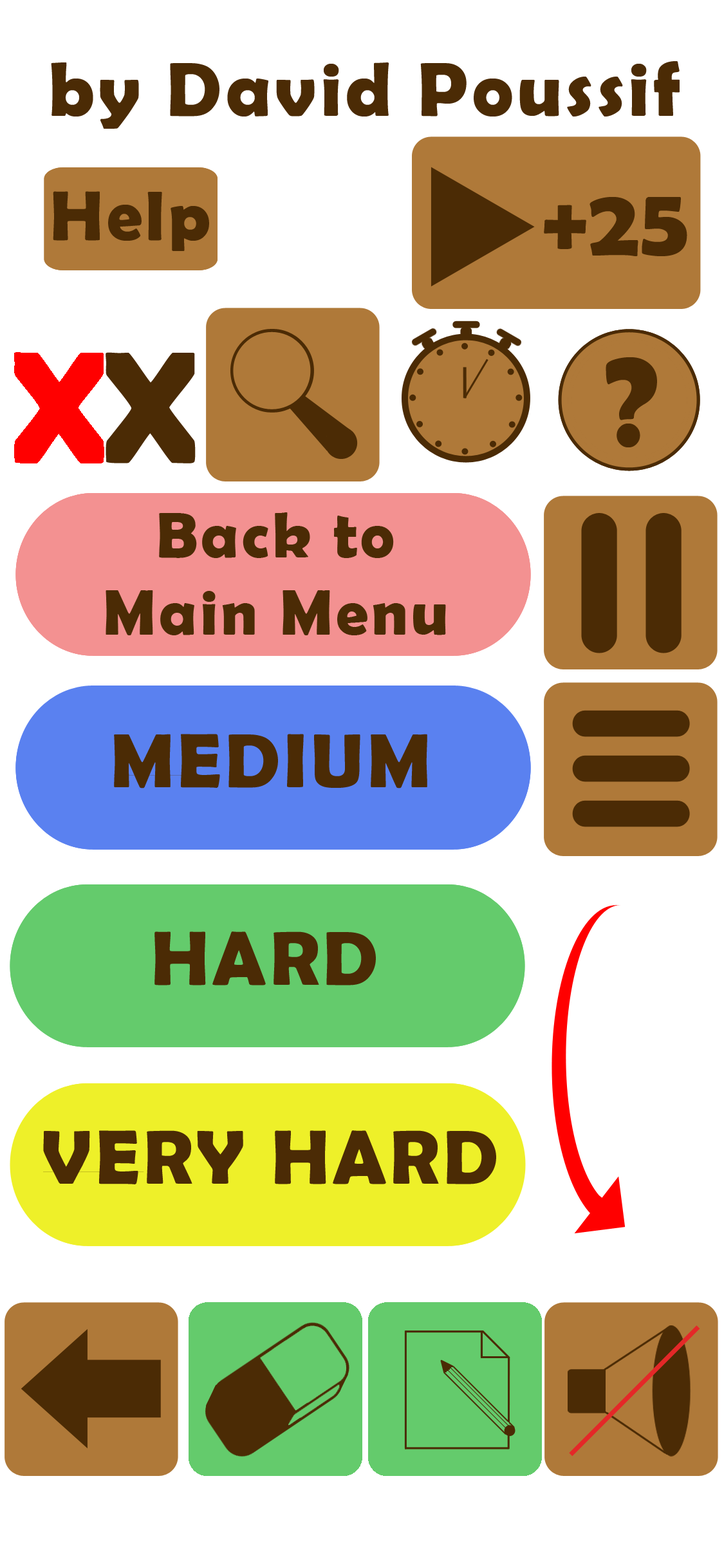
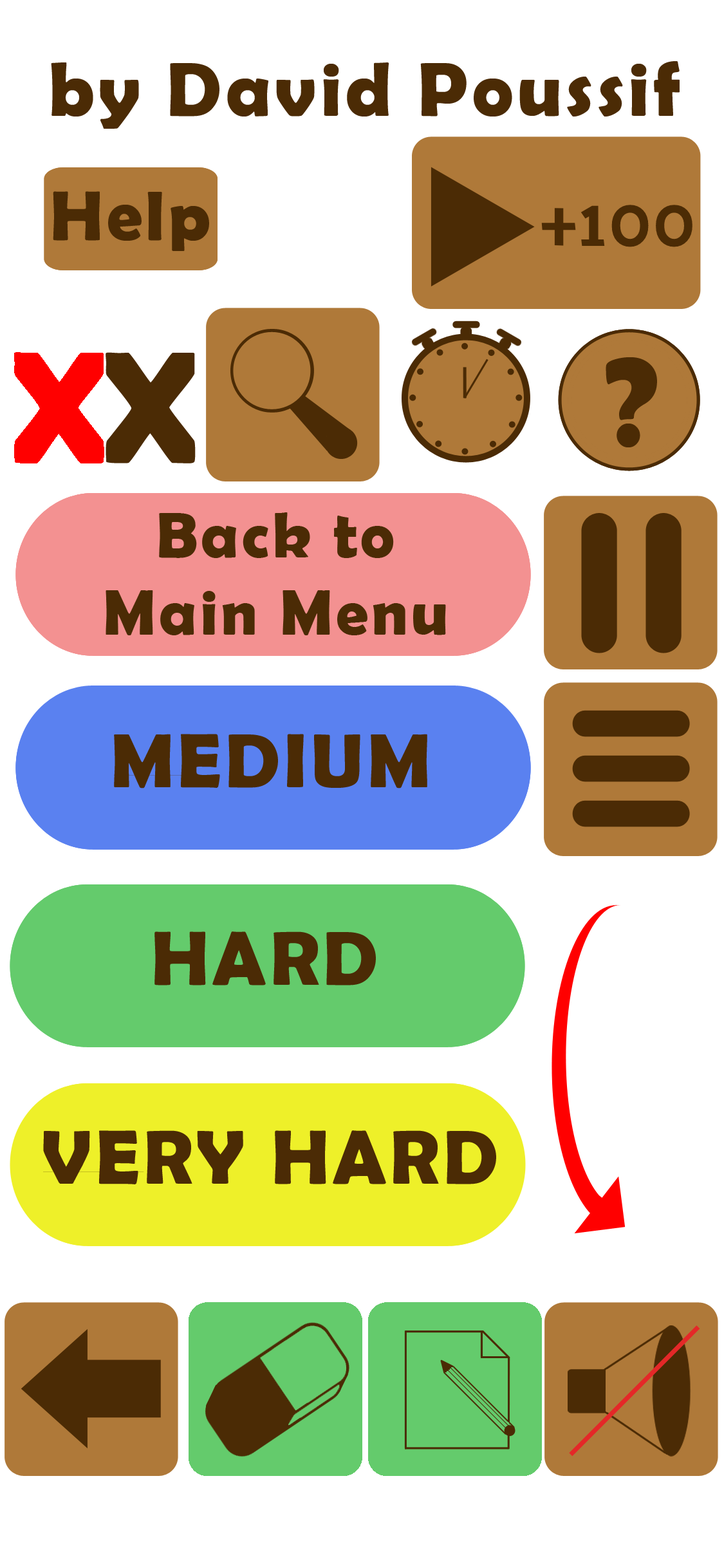
Layers edited between the first and the second w=724, h=1568 image:
added layer "+100" in group "PlayAd" over (541, 204, 693, 248)
hid "+25" over (543, 196, 688, 257)
